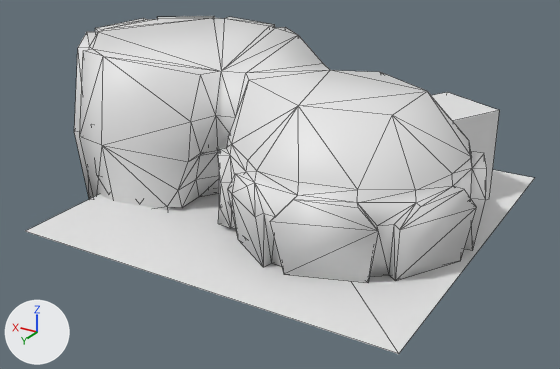
What one commit did to the Blender file assets/scenes/playerhome_livingroom.blend.
One viewpoint serves both versions: a camera (50 mm lens) standing at (-11.1, 23.2, 12.4) and looking at (3.0, -0.3, 0.6). Lighting does not change. The marker at lower left points along +X, +Y and +Z. Mesh edges are drawn as thin lines.

In view in the first picture: '@collider', 'livingroom.001', 'main_entrance_loading_zone'.
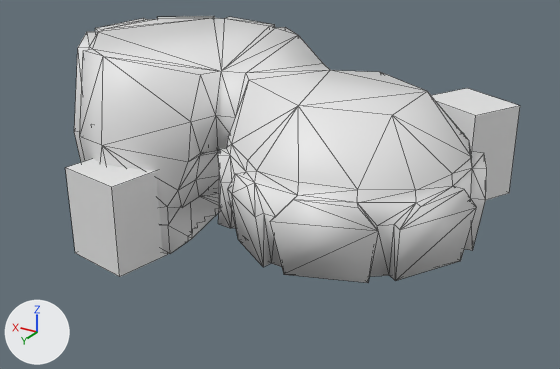
Location of each change, [x1, y1, x2, y2] in pixels of the pictures (560 x 369 px):
'@collider', hidden: before [26, 170, 534, 354]
'basement_loading_zone', moved (not visible before): after [65, 159, 168, 277]
'main_entrance_loading_zone', moved: before [431, 92, 500, 199]; after [431, 88, 520, 200]
part 1 of me_plane, built on: before [26, 170, 534, 354]

What changed in the scene script:
```text
Change me_plane:
    used by ob_collider; location = (2.25, -0.39, 0.0)
    remove me_plane.from_pydata(...)  # 4 vertices, 2 faces; spans x -7.12..7.12, y -7.12..7.12, z 0.0
    add me_plane.from_pydata(...)  # 139 vertices, 111 faces; spans x -6.45..9.89, y -4.93..4.65, z -1.62..5.77
    me_plane part 1: the whole mesh is rebuilt
    me_plane part 2: the surface is now shaded smooth
Change ob_collider:
    add ob_collider.hide_set(True)
Change ob_main_entrance_loading_zone:
    ob_main_entrance_loading_zone.location: (-1.35, -3.34, -3.05) -> (-1.84, -4.3, -3.05)
Change ob_basement_loading_zone:
    ob_basement_loading_zone.location: (8.3, 1.43, -5.06) -> (8.51, 4.44, -5.06)
```
